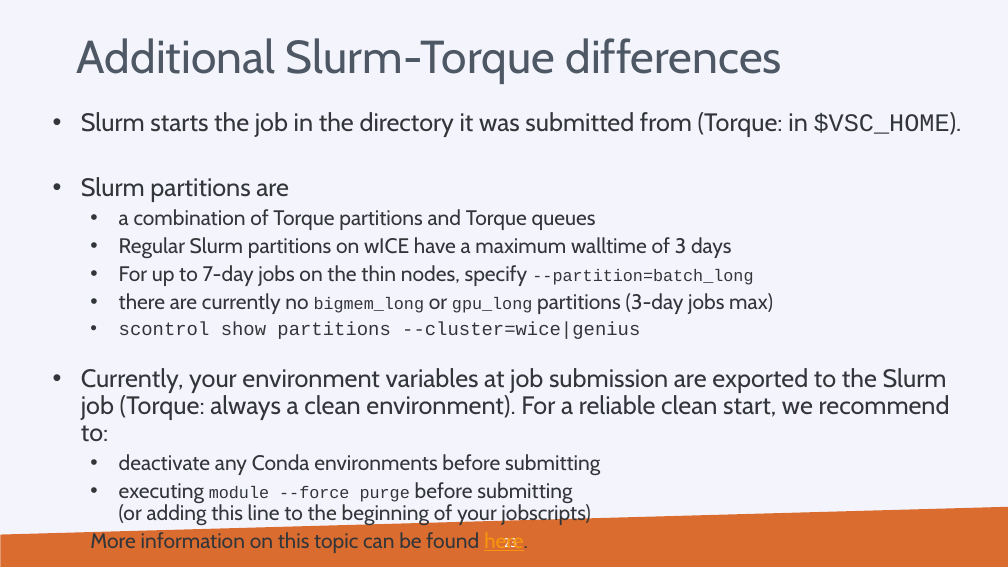
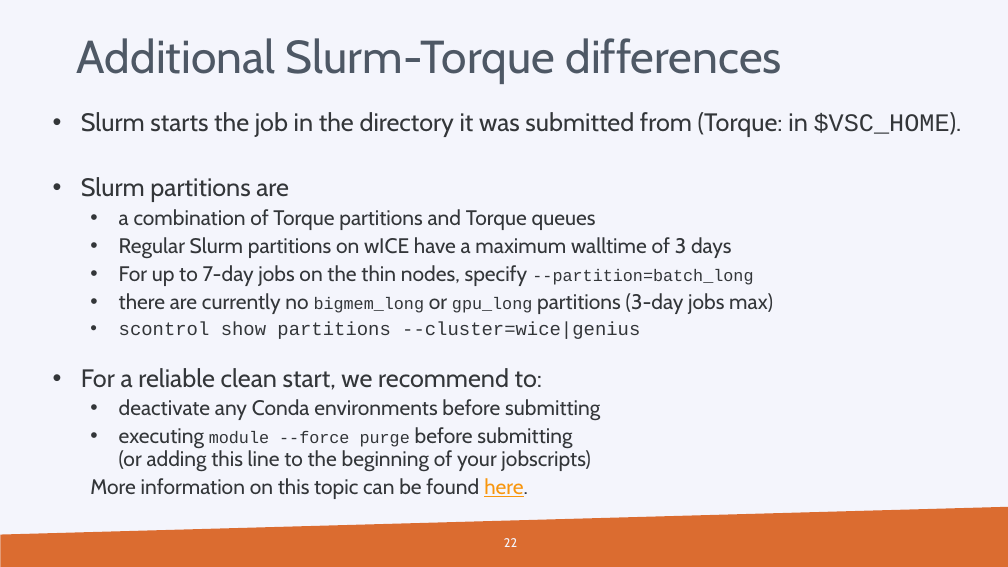
Before and after one commit to hpcleuven/Slurm-lunchbox, a slide deck: slide 22 of Slurm_Lunchbox.pptx (slide 23 before the commit). Drawn at 1008x567 pixels with LibreOffice and Linux fonts; fonts in the diff are those of the drawing; background and template pictures are left out. Boxes give left, top, right and bottom in pixels: in the first picture for what was removed or moved away, otherwise in the second. Text is boxed around its words. In the diff, an @@ line names an element or a change of style, - is before the commit and + after.

```diff
--- a/Slurm_Lunchbox.pptx
+++ b/Slurm_Lunchbox.pptx
@@ text at (x1=81, y1=368, x2=542, y2=390): text changed @@
-  • Currently, your environment variables at job submission are exported to the Slurm job (Torque: always a clean environment). For a reliable clean start, we recommend to:
+  • For a reliable clean start, we recommend to:
@@ page number at (x1=504, y1=538, x2=517, y2=547): text changed @@
-23
+22
```
Also in this commit, not shown: 4 other slides changed, 2 slides removed.
